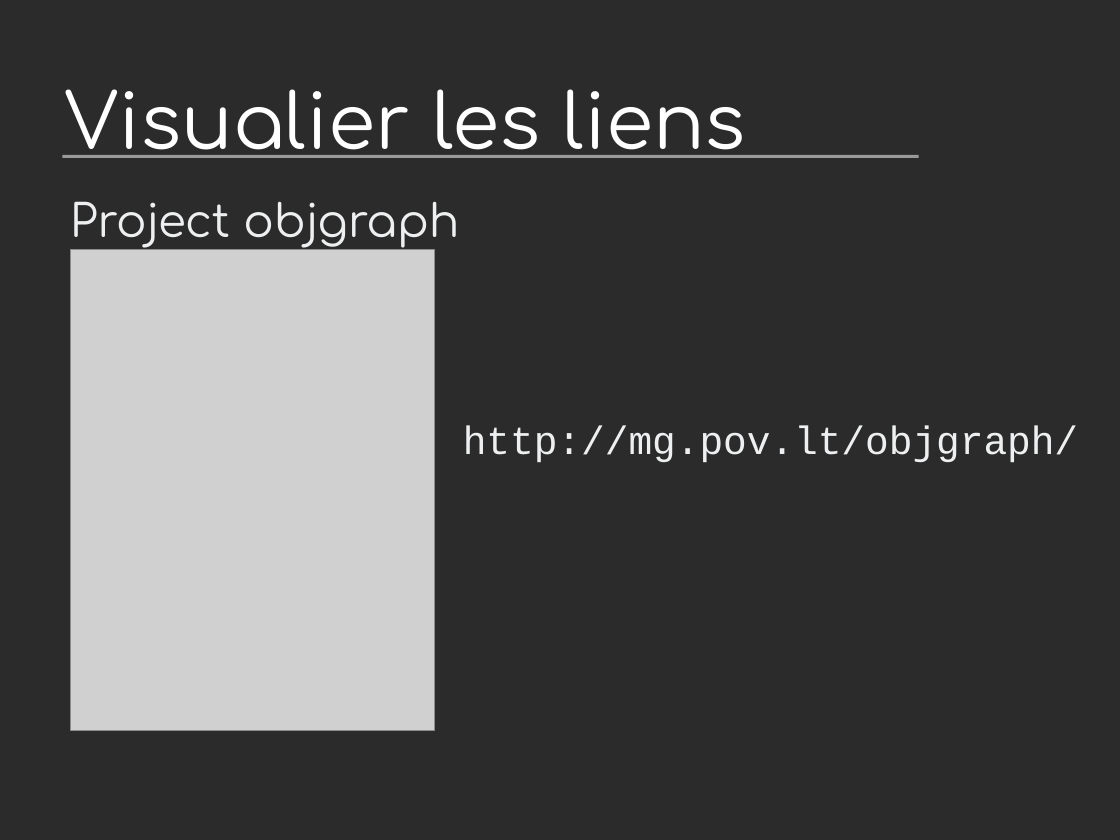
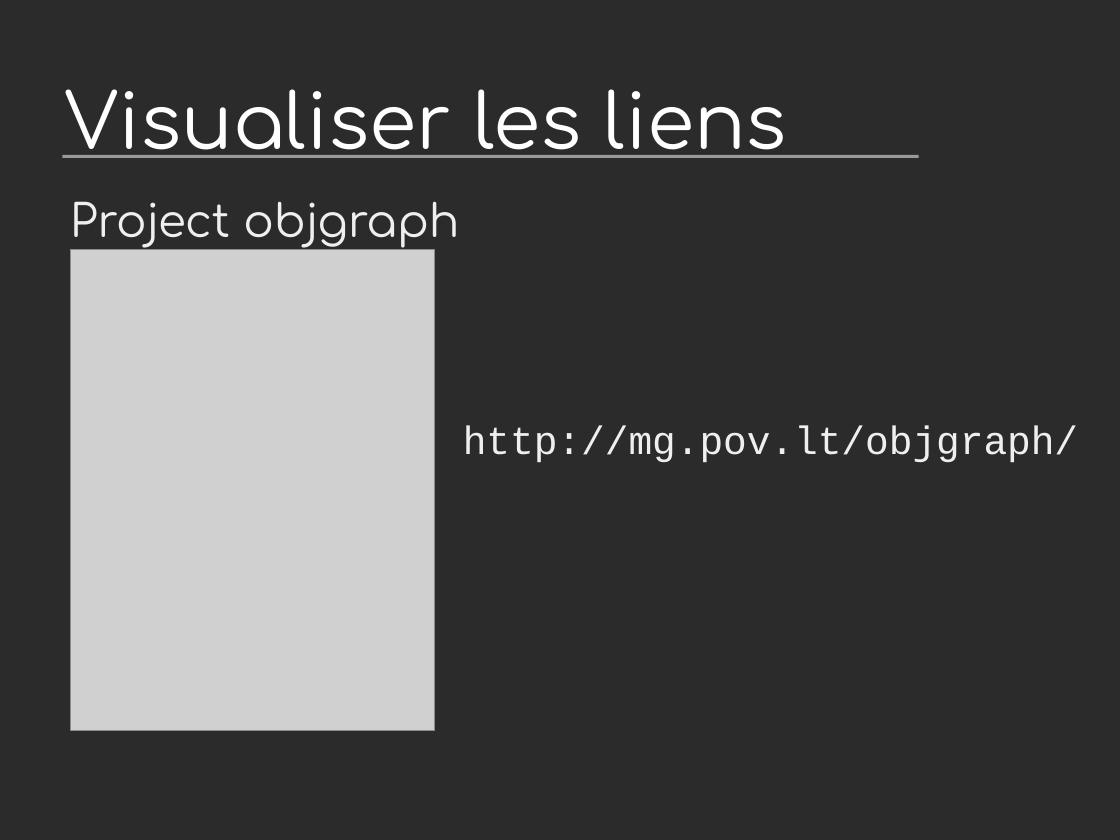
Before and after one commit to vstinner/talks, a slide deck: slide 9 of 2013-PyconFR-Strasbourg/tracemalloc.odp. Drawn at 1120x840 pixels with LibreOffice and Linux fonts; fonts in the diff are those of the drawing; grey boxes stand for pictures; background and template pictures are left out; a plain dark background stands for a picture behind light text. Boxes give left, top, right and bottom in pixels: in the first picture for what was removed or moved away, otherwise in the second. Text is boxed around its words. In the diff, an @@ line names an element or a change of style, - is before the commit and + after.

```diff
--- a/2013-PyconFR-Strasbourg/tracemalloc.odp
+++ b/2013-PyconFR-Strasbourg/tracemalloc.odp
@@ title at <box>64,89,787,158</box>: text changed @@
-Visualier les liens
+Visualiser les liens
```
Also in this commit, not shown: 5 other slides changed, 1 other file.
